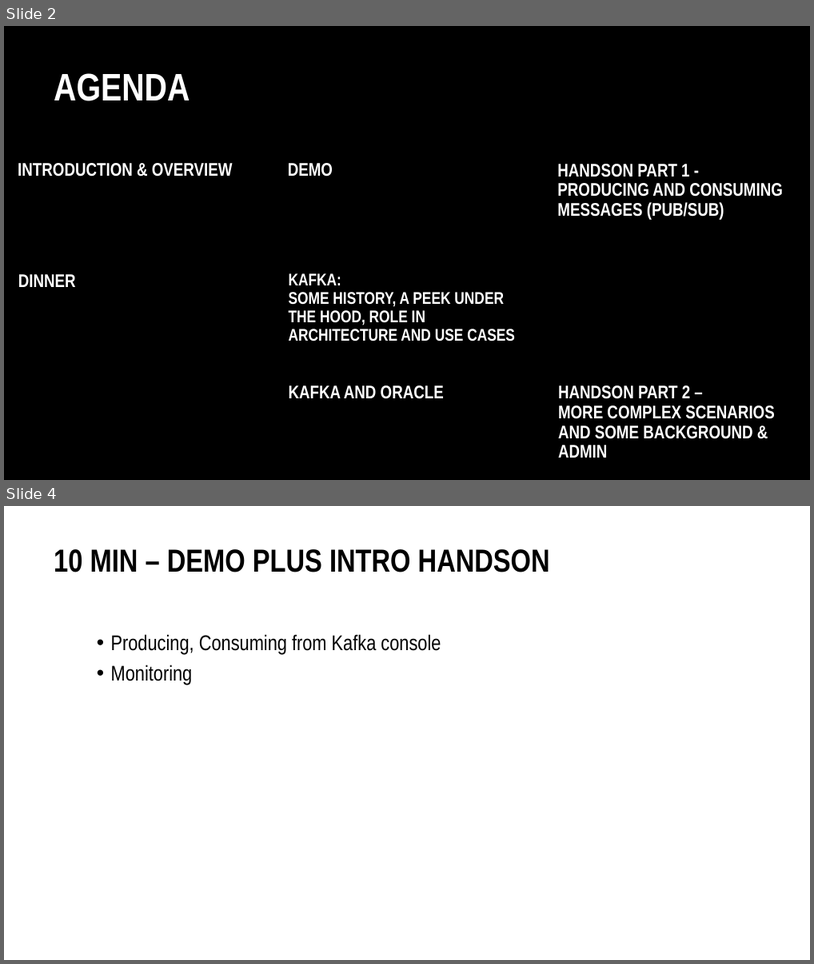
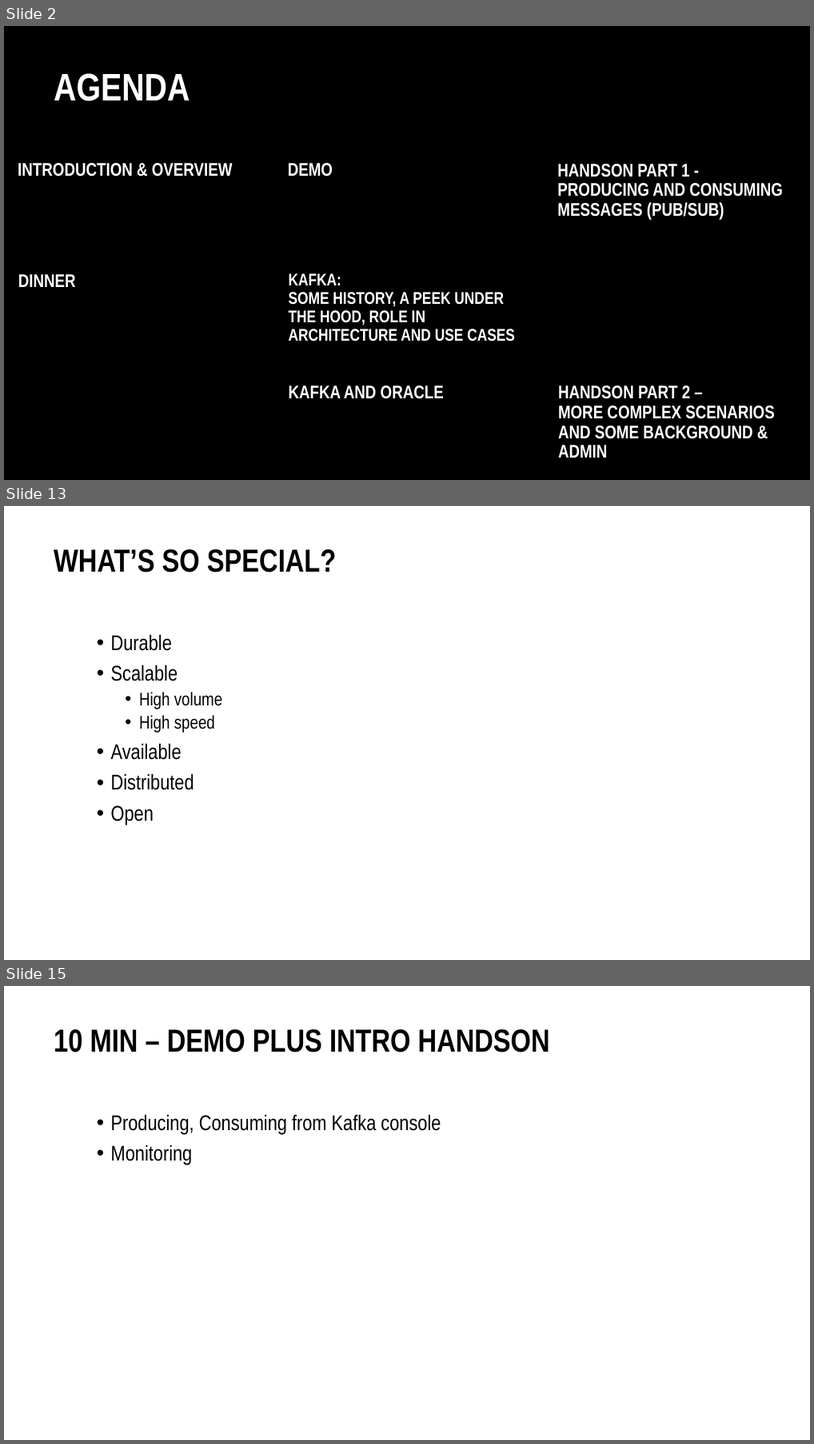
Before and after one commit to MaartenSmeets/kafka-workshop, a slide deck: Kafka_SIG_09feb2017.pptx. Shown one above the other, each under a label of ours: slides 2 and 4 before the commit, slides 2, 13 and 15 after it; the slides between them are not shown. The pictures are 814x964 and 814x1444 pixels, drawn with LibreOffice and Linux fonts; fonts in the diff are those of the drawing; background and template pictures are left out. Boxes give left, top, right and bottom in pixels: in the first picture for what was removed or moved away, otherwise in the second. Text is boxed around its words. In the diff, an @@ line names an element or a change of style, - is before the commit and + after.

```diff
--- a/Kafka_SIG_09feb2017.pptx
+++ b/Kafka_SIG_09feb2017.pptx
@@ slide 13 added at box(4, 506, 810, 960), background #FFFFFF @@
@@ title added at box(54, 549, 336, 572), 54 pt, text #000000, bold @@
+WHAT’S SO SPECIAL?
@@ text added at box(111, 634, 222, 824), 36 pt, text #000000 @@
+• Durable
+• Scalable
+  • High volume
+  • High speed
+• Available
+• Distributed
+• Open
@@ what was slide 4 is now slide 15 @@
```
Also in this commit, not shown: 1 slide changed, 19 other slides added, 1 slide removed.
